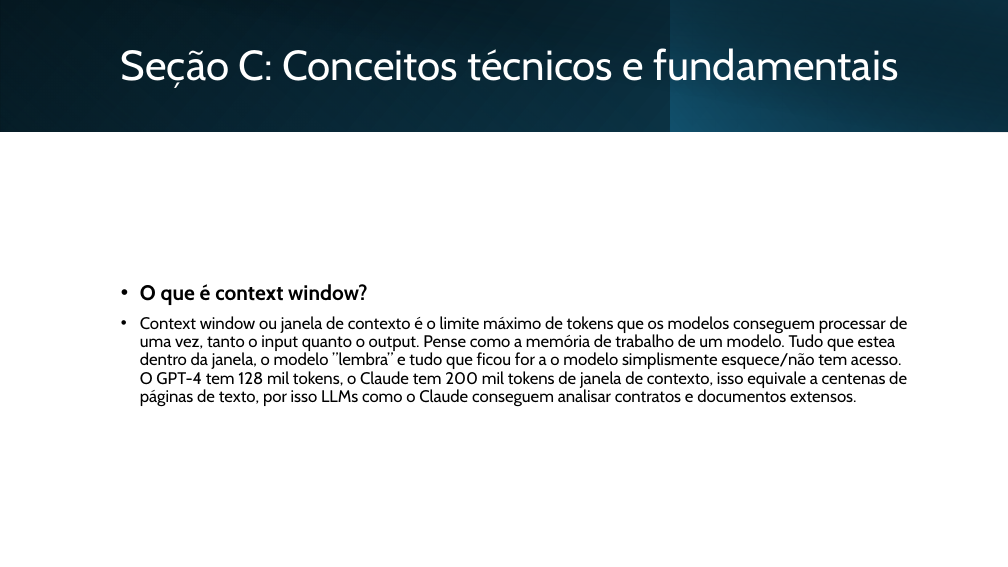
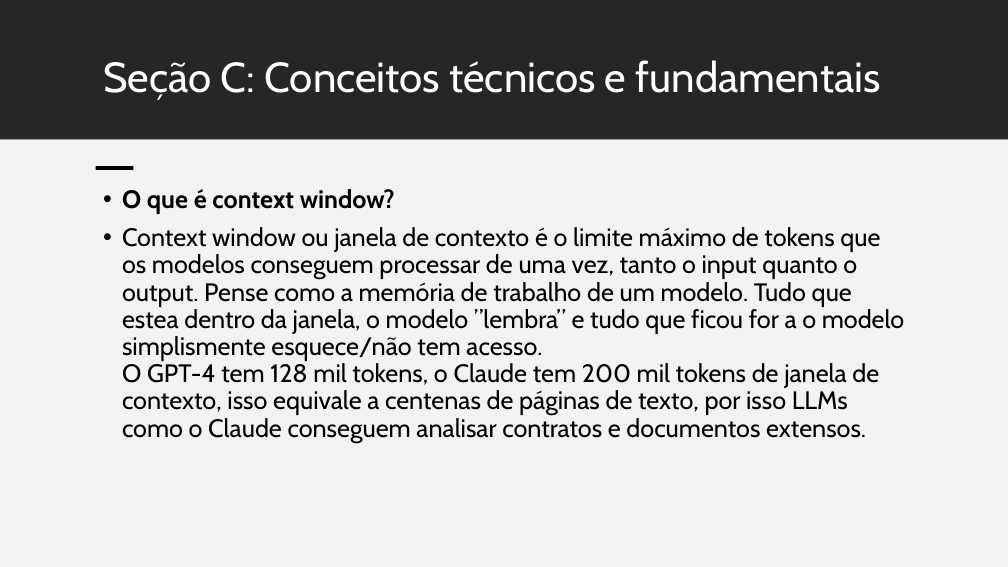
Before and after one commit to VictorManzini/Prompt-e-Intelig-ncia-Artificial-, a slide deck: slide 10 of semestre1/CP1/CP1.VictorManzini.pptx. Drawn at 1008x567 pixels with LibreOffice and Linux fonts; fonts in the diff are those of the drawing. Boxes give left, top, right and bottom in pixels: in the first picture for what was removed or moved away, otherwise in the second. Text is boxed around its words. In the diff, an @@ line names an element or a change of style, - is before the commit and + after.

```diff
--- a/semestre1/CP1/CP1.VictorManzini.pptx
+++ b/semestre1/CP1/CP1.VictorManzini.pptx
@@ rectangle: place and size @@
-rectangle at bbox=[0, 0, 1008, 132]
+rectangle at bbox=[0, 0, 1008, 139]
@@ rectangle at bbox=[0, 0, 1008, 139]: fill gradient #000000 to #104862 to #262626; mirrored @@
@@ rectangle removed at bbox=[0, 0, 671, 132] @@
@@ rectangle removed at bbox=[38, 0, 1008, 132] @@
@@ rectangle removed at bbox=[671, 0, 1008, 132] @@
@@ title "Seção C: Conceitos técnicos e ...": place and size @@
-title "Seção C: Conceitos técnicos e ..." at bbox=[121, 48, 899, 88]
+title "Seção C: Conceitos técnicos e ..." at bbox=[103, 60, 881, 100]
@@ title "Seção C: Conceitos técnicos e ..." at bbox=[103, 60, 881, 100]: vertical alignment middle to top @@
@@ rectangle added at bbox=[0, 140, 1008, 567], fill #F2F2F2 @@
@@ rectangle added at bbox=[96, 166, 134, 170], fill #000000 @@
@@ text "O que é context window?": place and size @@
-text "O que é context window?" at bbox=[140, 284, 908, 406]
+text "O que é context window?" at bbox=[122, 189, 905, 443]
@@ text "O que é context window?" at bbox=[122, 189, 905, 443]: size 20 to 24 pt in "O que é context window?"; size 16 to 24 pt; vertical alignment middle to top @@
```
Also in this commit, not shown: 12 other slides changed, 3 slides added, 1 other file.
